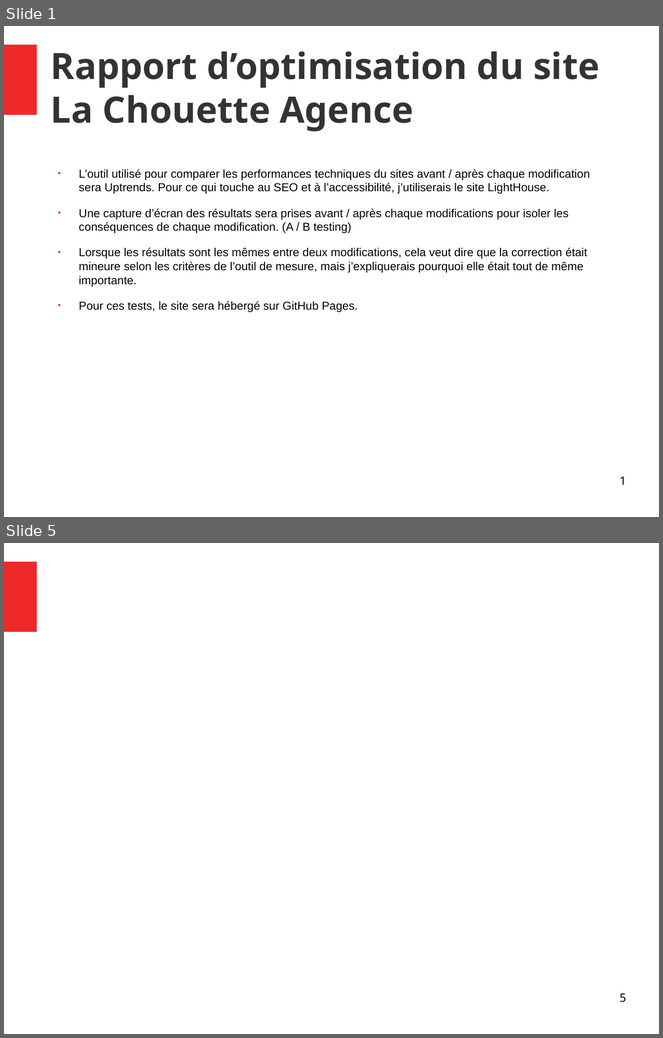
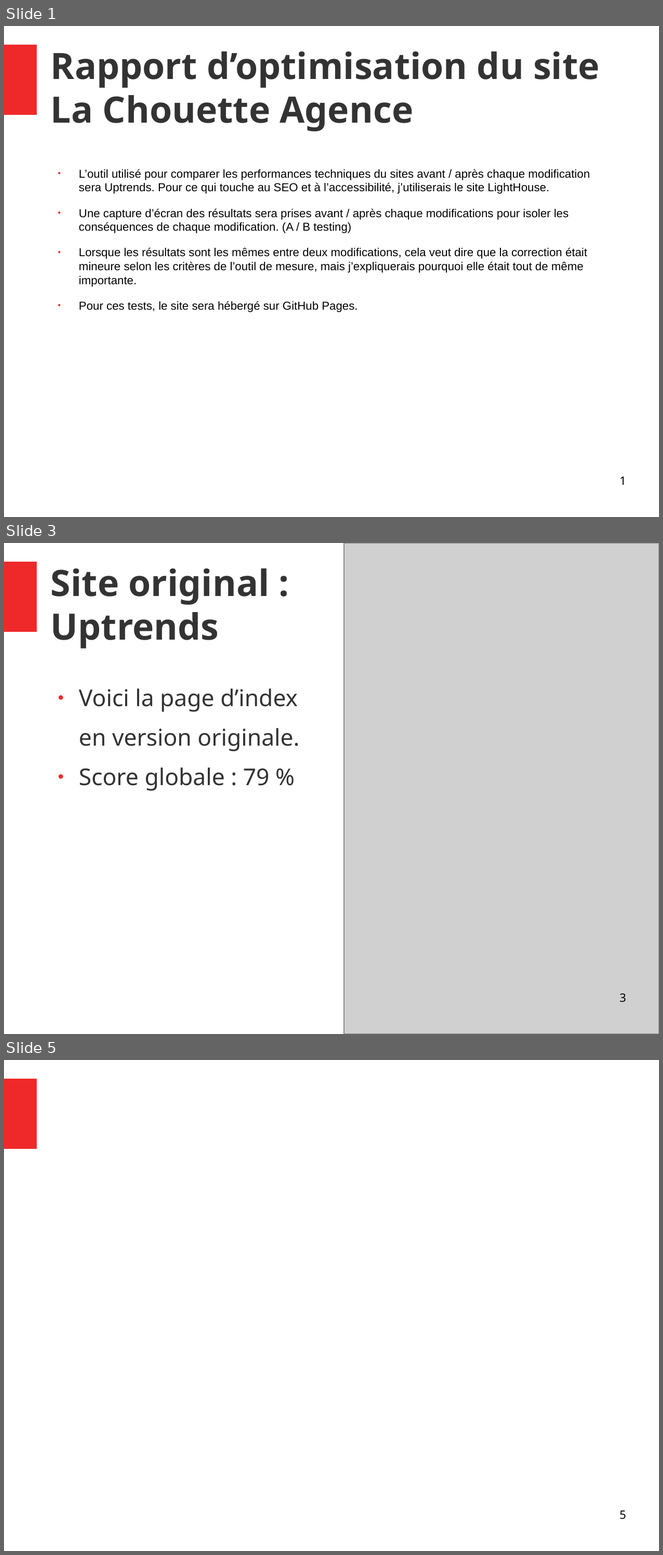
Before and after one commit to Vincent055681/VincentDiRaimondo_4_10052021, a slide deck: audit/Rapport.odp. Shown one above the other, each under a label of ours: slides 1 and 5 before the commit, slides 1, 3 and 5 after it; the slides between them are not shown. The pictures are 663x1038 and 663x1555 pixels, drawn with LibreOffice and Linux fonts; fonts in the diff are those of the drawing; grey boxes stand for pictures. Boxes give left, top, right and bottom in pixels: in the first picture for what was removed or moved away, otherwise in the second. Text is boxed around its words. In the diff, an @@ line names an element or a change of style, - is before the commit and + after.

```diff
--- a/audit/Rapport.odp
+++ b/audit/Rapport.odp
@@ slide 3 added at (4,543,659,1034), background #FFFFFF; not listed: 1 template element that a slide beside it also shows @@
@@ picture added at (344,543,659,1034) @@
@@ title added at (51,568,270,649), 44 pt, text #333333, bold @@
+Site original :
+Uptrends
@@ text added at (79,689,299,791), 28 pt, text #333333 @@
+● Voici la page d’index
+en version originale.
+● Score globale : 79 %
@@ page number added at (620,994,626,1003), 14 pt, text #000000 @@
+3
```
Also in this commit, not shown: 1 slide changed, 1 other slide added, 2 slides removed, 2 other files.
